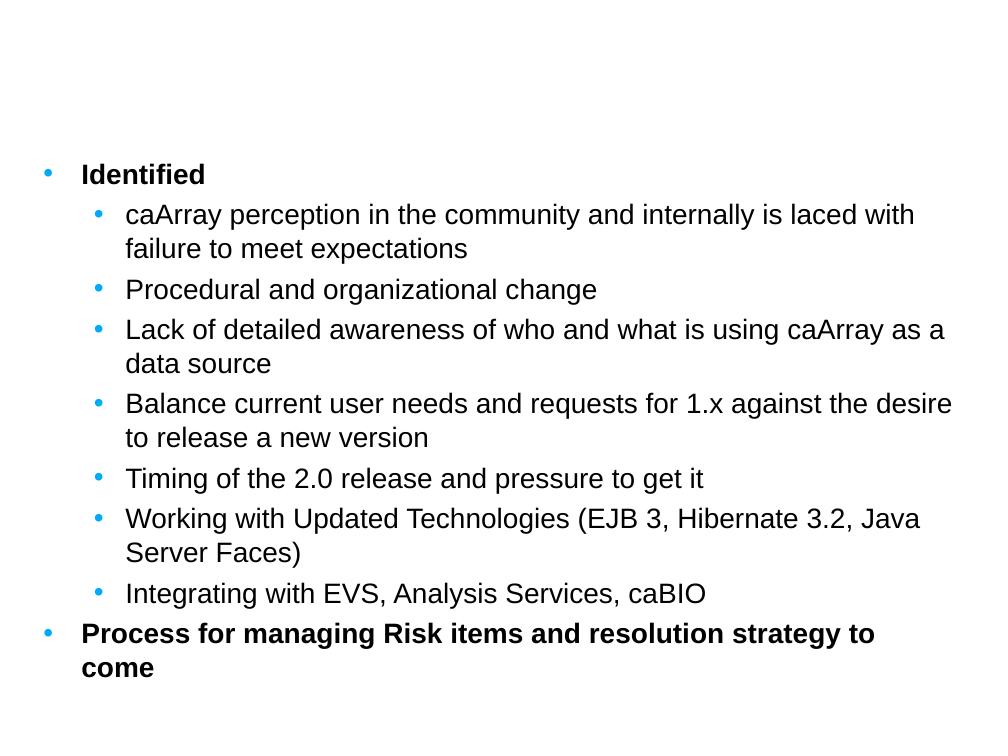
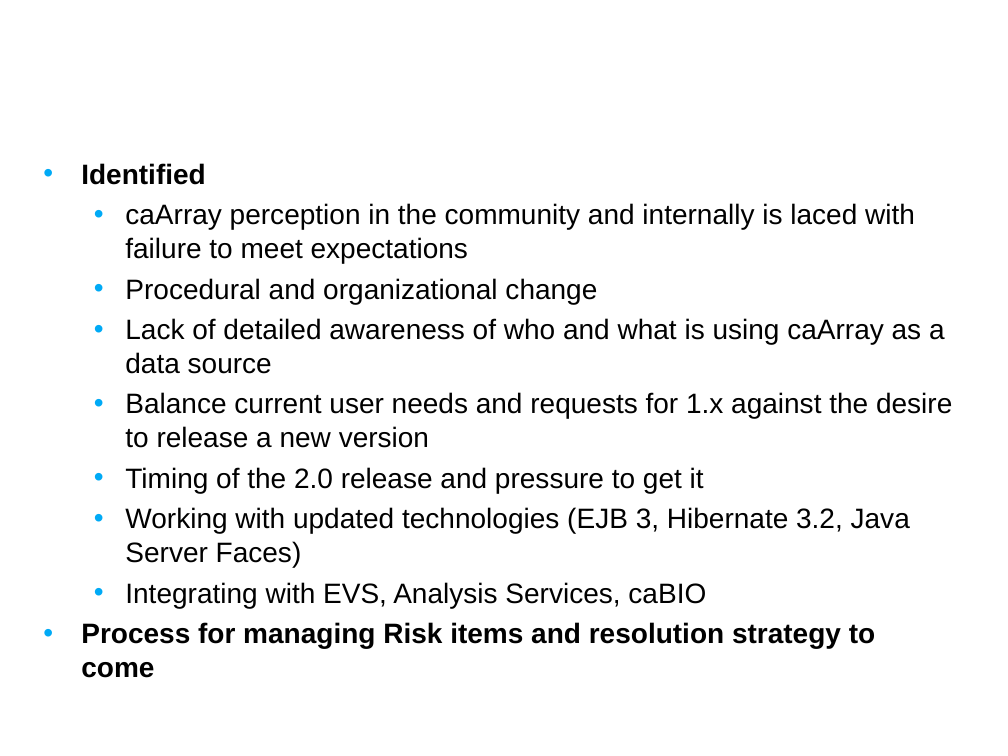
Before and after one commit to NCIP/caarray-docs, a slide deck: slide 6 of project_management/reports/inception_postmortem.ppt. Drawn at 1008x756 pixels with LibreOffice and Linux fonts; fonts in the diff are those of the drawing; background and template pictures are left out. Boxes give left, top, right and bottom in pixels: in the first picture for what was removed or moved away, otherwise in the second. Text is boxed around its words. In the diff, an @@ line names an element or a change of style, - is before the commit and + after.

```diff
--- a/project_management/reports/inception_postmortem.ppt
+++ b/project_management/reports/inception_postmortem.ppt
@@ text at (125, 507, 910, 567): text changed @@
-  • Working with Updated Technologies (EJB 3, Hibernate 3.2, Java Server Faces)
+  • Working with updated technologies (EJB 3, Hibernate 3.2, Java Server Faces)
```
Also in this commit, not shown: 3 other slides changed, 3 slides added, 1 slide removed.
